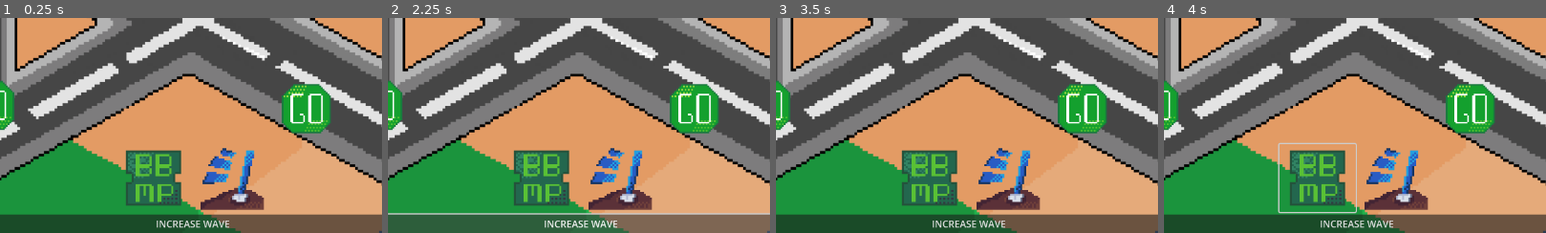
Above: before the commit, frames 1-4 (left to right).
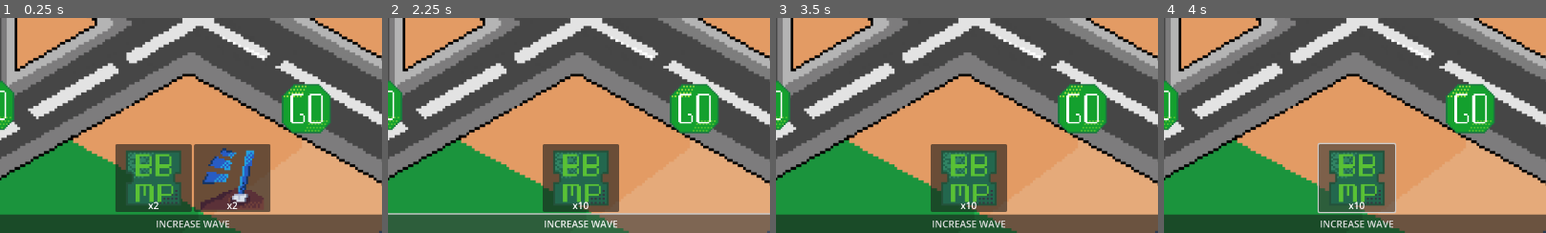
Above: after the commit, the same moments.

Repository: WinnerWind/omov-game
Game: Godot game, scene res://scenes/main.tscn
Two runs of this game, one before a commit and one after it. Both use one fixed random seed, a clock stepped at 60 frames per second and the inputs below.
Inputs (mouse positions are % of the whole screen's width and height, from its top left; square brackets give the same spot before the commit, where the layout moved):
- Up to frame 1 (0.25 s): no input
- Up to frame 2 (2.25 s): click (45, 87) at 0.5 s; click (55, 87) at 1.25 s; click "INCREASE WAVE" at 2 s
- Up to frame 3 (3.5 s): click (42, 33) at 2.77 s
- Up to frame 4 (4 s): click (50, 87) [45, 87] at 3.5 s
The pictures show only the part of the screen within x 25-75%, y 50-100%; the shares and areas given below are measured in that part.

The runs differ from the first frame. In frame 1, 7.1% of the frame differs, in the area x 30-71%, y 58-91%; in frame 2, 8.9%; in frame 3, 8.9%; in frame 4, 9.4%, in the area x 29-70%, y 57-92%.

Commit message:
Connect powerup button script to dynamically show number of powerups left

Diff:
--- a/scenes/main.tscn
+++ b/scenes/main.tscn
@@ -277,6 +277,8 @@
 text = "INCREASE WAVE"
 
 [connection signal="bbmp_powerup_used" from="." to="Spanwers" method="_bbmp_powerup_used"]
+[connection signal="number_of_bbmp_changed" from="." to="UI Layer/UI/Powerups/BBMP Powerup" method="_value_changed"]
+[connection signal="number_of_potholes_changed" from="." to="UI Layer/UI/Powerups/Pothole Clear Powerup" method="_value_changed"]
 [connection signal="all_cars_cleared" from="Spanwers" to="." method="wave_ended"]
 [connection signal="pressed" from="UI Layer/UI/Powerups/BBMP Powerup" to="." method="_use_bbmp_powerup"]
 [connection signal="pressed" from="UI Layer/UI/Powerups/Pothole Clear Powerup" to="." method="_use_pothole_powerup"]
--- a/scenes/prefabs/ui/powerup-button.tscn
+++ b/scenes/prefabs/ui/powerup-button.tscn
@@ -1,6 +1,7 @@
-[gd_scene load_steps=2 format=3 uid="uid://2nekctgyyoj4"]
+[gd_scene load_steps=3 format=3 uid="uid://2nekctgyyoj4"]
 
 [ext_resource type="Texture2D" uid="uid://db007pxih81qp" path="res://assets/art/icons/bbmp-ticket.png" id="1_o8kuc"]
+[ext_resource type="Script" uid="uid://drxsk8ewl10vr" path="res://scripts/ui/powerup_button.gd" id="2_crdqk"]
 
 [node name="PowerupButton" type="Button"]
 custom_minimum_size = Vector2(128, 0)
@@ -10,6 +11,19 @@
 grow_horizontal = 2
 grow_vertical = 2
 icon = ExtResource("1_o8kuc")
-flat = true
 icon_alignment = 1
 expand_icon = true
+script = ExtResource("2_crdqk")
+
+[node name="Amount" type="Label" parent="."]
+unique_name_in_owner = true
+layout_mode = 1
+anchors_preset = 12
+anchor_top = 1.0
+anchor_right = 1.0
+anchor_bottom = 1.0
+offset_top = -23.0
+grow_horizontal = 2
+grow_vertical = 0
+text = "x2"
+horizontal_alignment = 1
--- a/scripts/game_manager.gd
+++ b/scripts/game_manager.gd
@@ -26,6 +26,9 @@
 
 signal bbmp_powerup_used()
 
+signal number_of_potholes_changed(num:int)
+signal number_of_bbmp_changed(num:int)
+
 func wave_increase():
 	print("WAVE INCREASE --- No. %s - cars %s  potholes %s"%[wave_number,cars_this_wave,potholes_this_wave])
 	wave_number += 1
@@ -34,6 +37,9 @@
 
 	pothole_spawner.number_of_potholes_to_spawn = potholes_this_wave
 	pothole_spawner.queue_spawn_pothole()
+
+	number_of_bbmp_changed.emit(bbmp_powerup_uses)
+	number_of_potholes_changed.emit(potholes_this_wave)
 
 func wave_ended():
 	print("Wave has ended!")
--- /dev/null
+++ b/scripts/ui/powerup_button.gd
@@ -0,0 +1,15 @@
+extends Button
+class_name PowerupButton
+
+var amount:int:
+	set(new):
+		amount = new
+		%Amount.text = "x"+str(amount)
+		if amount <= 0:
+			hide()
+		else:
+			show()
+
+
+func _value_changed(num: int) -> void:
+	amount = num
Not shown, added: scripts/ui/powerup_button.gd.uid
